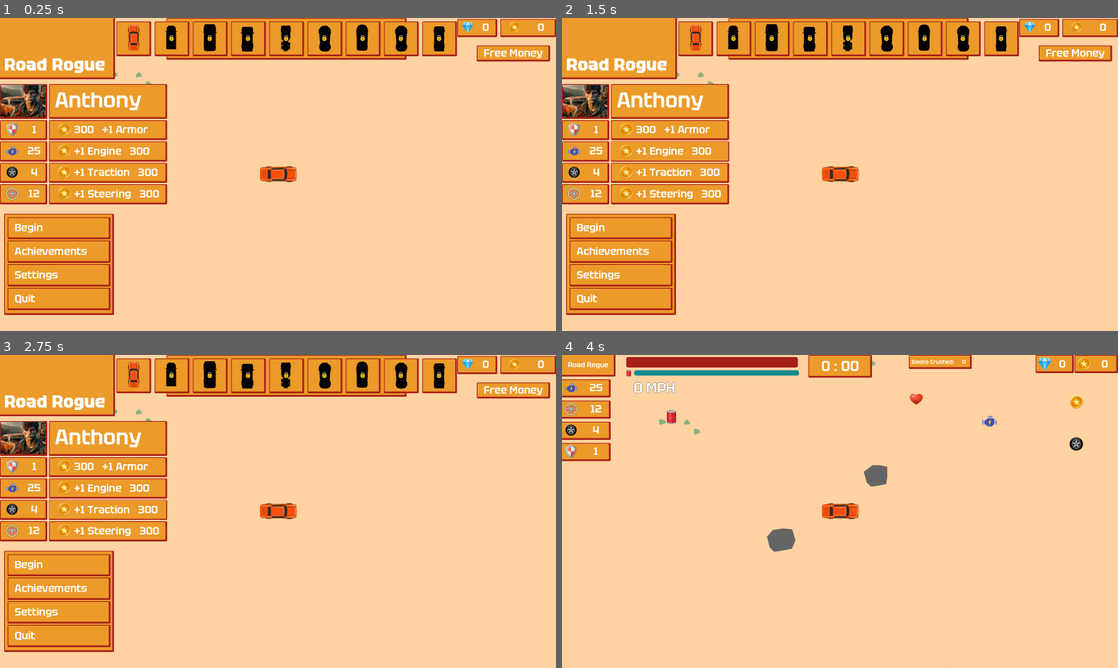
Above: before the commit, frames 1-4 (two rows, left to right).
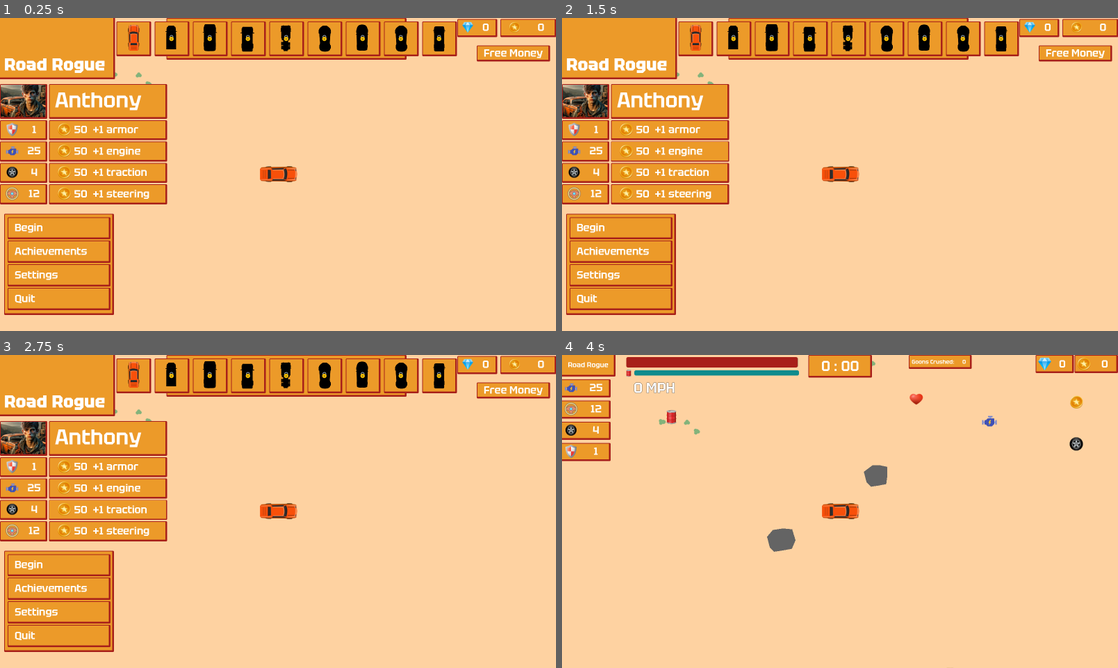
Above: after the commit, the same moments.

Repository: gregrylivingston/GoonCrusher
Game: Godot game, scene res://scene/player/menu/main/mainMenuCamera.tscn
Same seed, same stepped clock (60 frames per second), same inputs: the game is played once before the commit and once after it.
Inputs:
- Up to frame 1 (0.25 s): no input
- Up to frame 2 (1.5 s): click "300 +1 Armor" (after the commit: "50 +1 armor") at 0.5 s; click "+1 Engine 300" (after the commit: "50 +1 engine") at 1.25 s
- Up to frame 3 (2.75 s): click "+1 Traction 300" (after the commit: "50 +1 traction") at 2 s
- Up to frame 4 (4 s): click "+1 Steering 300" (after the commit: "50 +1 steering") at 2.75 s; click "Begin" at 3.5 s

The runs differ from the first frame. In frame 1, 0.9% of the frame differs, in the area x 13-29%, y 34-58%; in frame 2, 0.9%; in frame 3, 0.9%; in frame 4, nothing differs.

Commit message:
stat upgrades 1

Diff:
--- a/scene/player/menu/main/mainMenu.gd
+++ b/scene/player/menu/main/mainMenu.gd
@@ -80,6 +80,7 @@
 func uiUpdate():
 	$myCoins.setValue( SaveManager.playerData.coin )
 	$myGems.setValue ( SaveManager.playerData.gem )
+	for i in [$carStatUpgrades/statUpgrade, $carStatUpgrades/statUpgrade2, $carStatUpgrades/statUpgrade3, $carStatUpgrades/statUpgrade4]:i.refresh()
 
 
 func _on_free_money_button_pressed():
--- a/scene/player/menu/main/mainMenu.tscn
+++ b/scene/player/menu/main/mainMenu.tscn
@@ -197,21 +197,25 @@
 [node name="statUpgrade" parent="carStatUpgrades" instance=ExtResource("12_75cgo")]
 layout_mode = 2
 size_flags_vertical = 3
+myStat = "armor"
 
 [node name="statUpgrade2" parent="carStatUpgrades" instance=ExtResource("12_75cgo")]
 layout_mode = 2
 size_flags_vertical = 3
 text = "+1 Engine   300"
+myStat = "engine"
 
 [node name="statUpgrade3" parent="carStatUpgrades" instance=ExtResource("12_75cgo")]
 layout_mode = 2
 size_flags_vertical = 3
 text = "+1 Traction   300"
+myStat = "traction"
 
 [node name="statUpgrade4" parent="carStatUpgrades" instance=ExtResource("12_75cgo")]
 layout_mode = 2
 size_flags_vertical = 3
 text = "+1 Steering   300"
+myStat = "steering"
 
 [node name="unlockButton" parent="carStatUpgrades" instance=ExtResource("2_1mco8")]
 visible = false
--- a/scene/player/menu/main/statUpgradeButton.gd
+++ b/scene/player/menu/main/statUpgradeButton.gd
@@ -1,11 +1,22 @@
 extends roadButton
 
+@export var myStat: String
 
 # Called when the node enters the scene tree for the first time.
 func _ready():
-	pass # Replace with function body.
+	await get_tree().process_frame
+	await get_tree().process_frame
+	refresh()
+
+func refresh():
+	text = str(SaveManager.requestStatCost(myStat)) + "  +1 " + myStat
 
 
 # Called every frame. 'delta' is the elapsed time since the previous frame.
 func _process(delta):
 	pass
+
+
+
+func _on_upgrade_pressed():
+	SaveManager.requestStatUpgrade(myStat)
--- a/scene/player/menu/main/statUpgradeButton.tscn
+++ b/scene/player/menu/main/statUpgradeButton.tscn
@@ -8,3 +8,6 @@
 text = "300   +1 Armor"
 icon = ExtResource("2_v7bbs")
 script = ExtResource("3_57udn")
+myStat = ""
+
+[connection signal="pressed" from="." to="." method="_on_upgrade_pressed"]
--- a/scene/player/save/playerData.gd
+++ b/scene/player/save/playerData.gd
@@ -7,38 +7,38 @@
 var cars = {
 	"sedan":{
 		"cost":0,
-		"upgrades":[0,0,0,0],
+		"upgrades":{"traction":0,"engine":0,"armor":0,"steering":0},
 	},
 	"van":{
 		"cost":1000,
-		"upgrades":[0,0,0,0],
+		"upgrades":{"traction":0,"engine":0,"armor":0,"steering":0},
 	},
 	"taxi":{
 		"cost":5000,
-		"upgrades":[0,0,0,0],
+		"upgrades":{"traction":0,"engine":0,"armor":0,"steering":0},
 	},
 	"pickup":{
 		"cost":10000,
-		"upgrades":[0,0,0,0],
+		"upgrades":{"traction":0,"engine":0,"armor":0,"steering":0},
 	},
 	"semi":{
 		"cost":25000,
-		"upgrades":[0,0,0,0],
+		"upgrades":{"traction":0,"engine":0,"armor":0,"steering":0},
 	},
 	"audi":{
 		"cost":50000,
-		"upgrades":[0,0,0,0],
+		"upgrades":{"traction":0,"engine":0,"armor":0,"steering":0},
 	},
 	"racer":{
 		"cost":50000,
-		"upgrades":[0,0,0,0],
+		"upgrades":{"traction":0,"engine":0,"armor":0,"steering":0},
 	},
 	"police":{
 		"cost":99999,
-		"upgrades":[0,0,0,0],
+		"upgrades":{"traction":0,"engine":0,"armor":0,"steering":0},
 	},
 	"ambulance":{
 		"cost":99999,
-		"upgrades":[0,0,0,0],
+		"upgrades":{"traction":0,"engine":0,"armor":0,"steering":0},
 	}
 }
--- a/scripts/global/saveManager.gd
+++ b/scripts/global/saveManager.gd
@@ -58,3 +58,16 @@
 		save_character_data()
 		return true
 	else: return false
+
+func requestStatCost(statString: String):
+	return pow( playerData.cars[Root.playerCar.carId].upgrades[statString] + 1 , 2 ) * 50
+
+func requestStatUpgrade(statString: String):
+	var requestCost = requestStatCost(statString)
+	if playerData.coin >= requestCost:
+		playerData.coin -= requestCost
+		playerData.cars[Root.playerCar.carId].upgrades[statString] += 1
+		save_character_data()
+		Root.mainMenu.uiUpdate()
+		return true
+	else: return false
